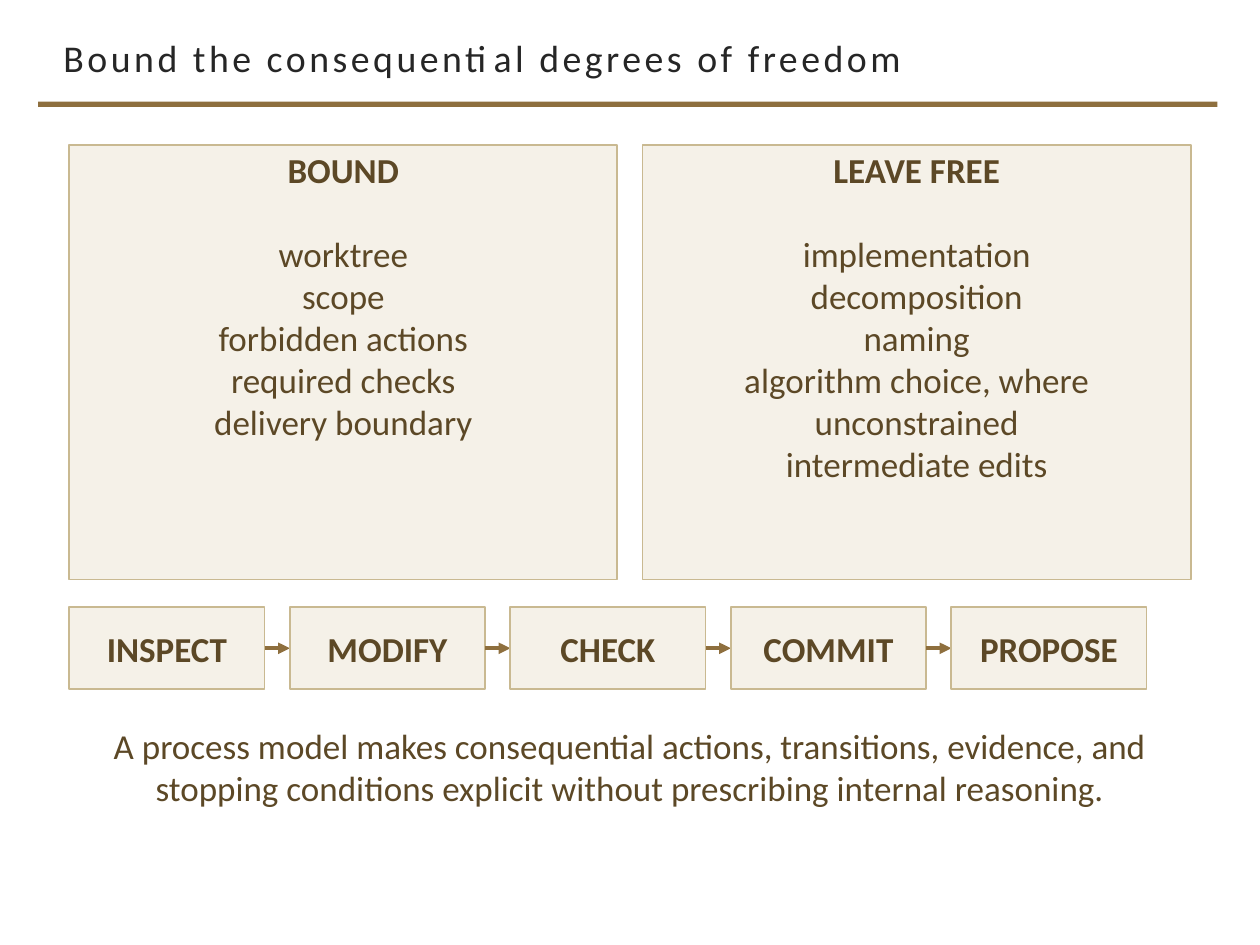
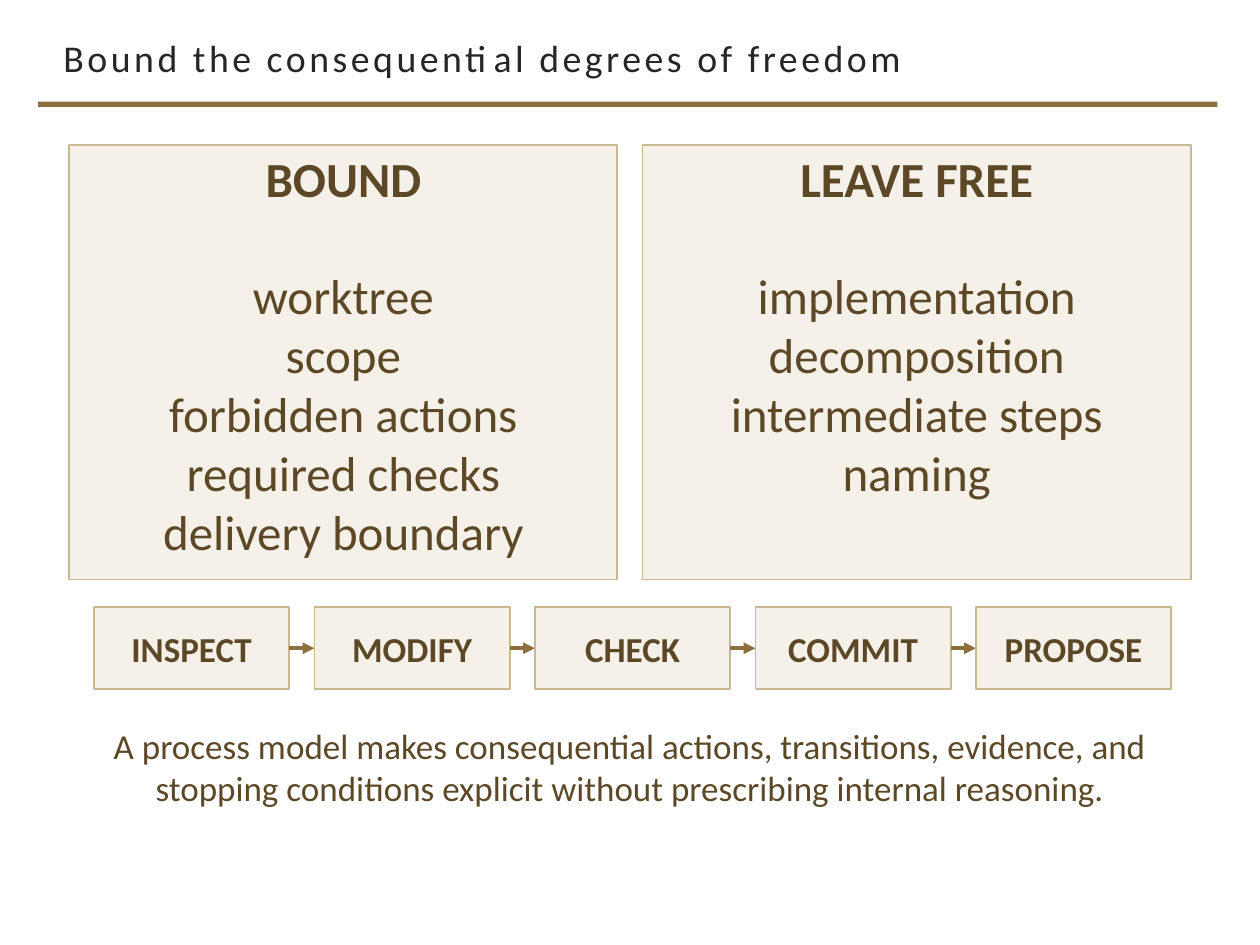
Before and after one commit to davisjam/model-based-agentic-software-engineering, a slide deck: slide 9 of course/lectures/act-2-delegation-and-control/03-alignment/2-3-Alignment.pptx. Drawn at 1260x945 pixels with LibreOffice and Linux fonts; fonts in the diff are those of the drawing; background and template pictures are left out. Boxes give left, top, right and bottom in pixels: in the first picture for what was removed or moved away, otherwise in the second. Text is boxed around its words. In the diff, an @@ line names an element or a change of style, - is before the commit and + after.

```diff
--- a/course/lectures/act-2-delegation-and-control/03-alignment/2-3-Alignment.pptx
+++ b/course/lectures/act-2-delegation-and-control/03-alignment/2-3-Alignment.pptx
@@ rectangle "BOUND" at (x1=69, y1=145, x2=617, y2=580): size 20 to 28 pt @@
@@ text in rectangle at (x1=758, y1=165, x2=1076, y2=500): size 20 to 28 pt in "LEAVE FREE", "implementation", "decomposition", "naming" @@
@@ text in rectangle at (x1=744, y1=368, x2=1089, y2=478): paragraphs removed @@
-algorithm choice, where unconstrained
-intermediate edits
@@ text in rectangle at (x1=731, y1=398, x2=1102, y2=440): paragraph added @@
+intermediate steps
@@ 5 rectangles, 4 arrows moved together from (x1=69, y1=607, x2=1147, y2=689) to (x1=94, y1=607, x2=1172, y2=689) @@
```
Also in this commit, not shown: 22 other slides changed, 1 slide removed, 1 other file.
